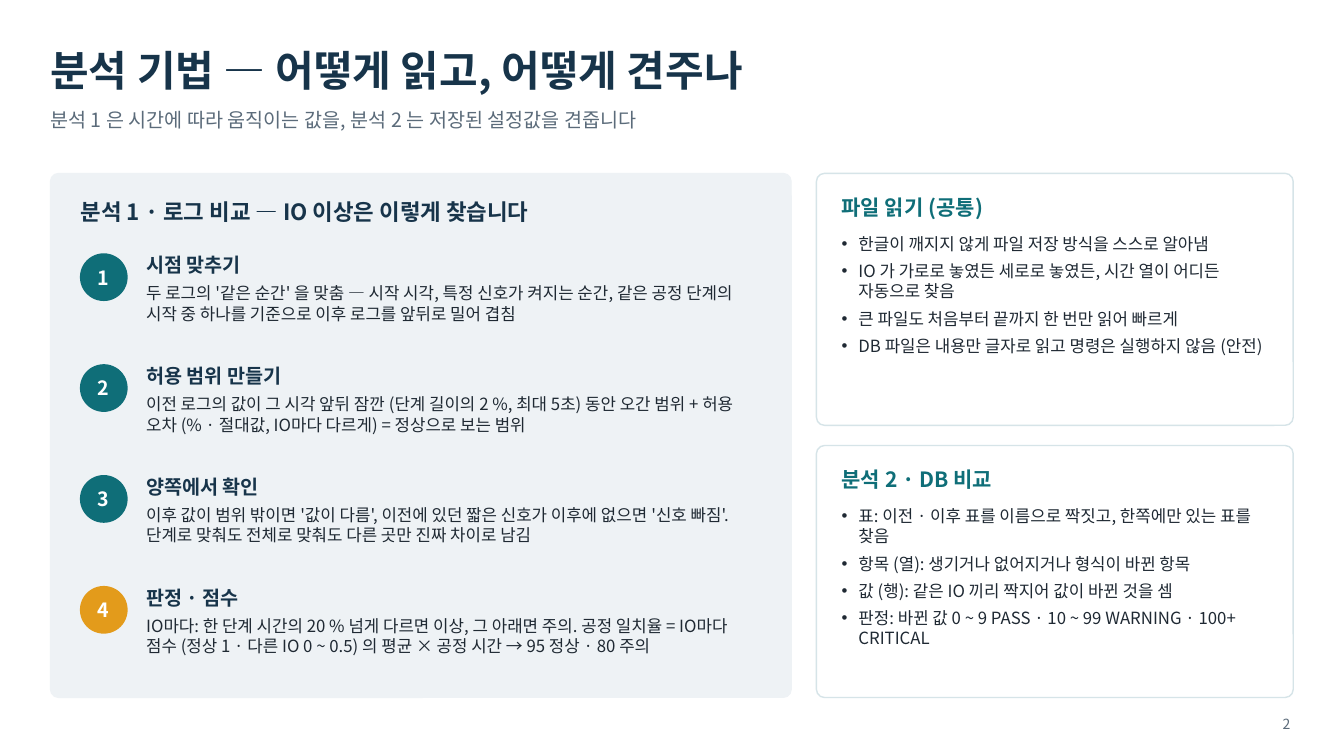
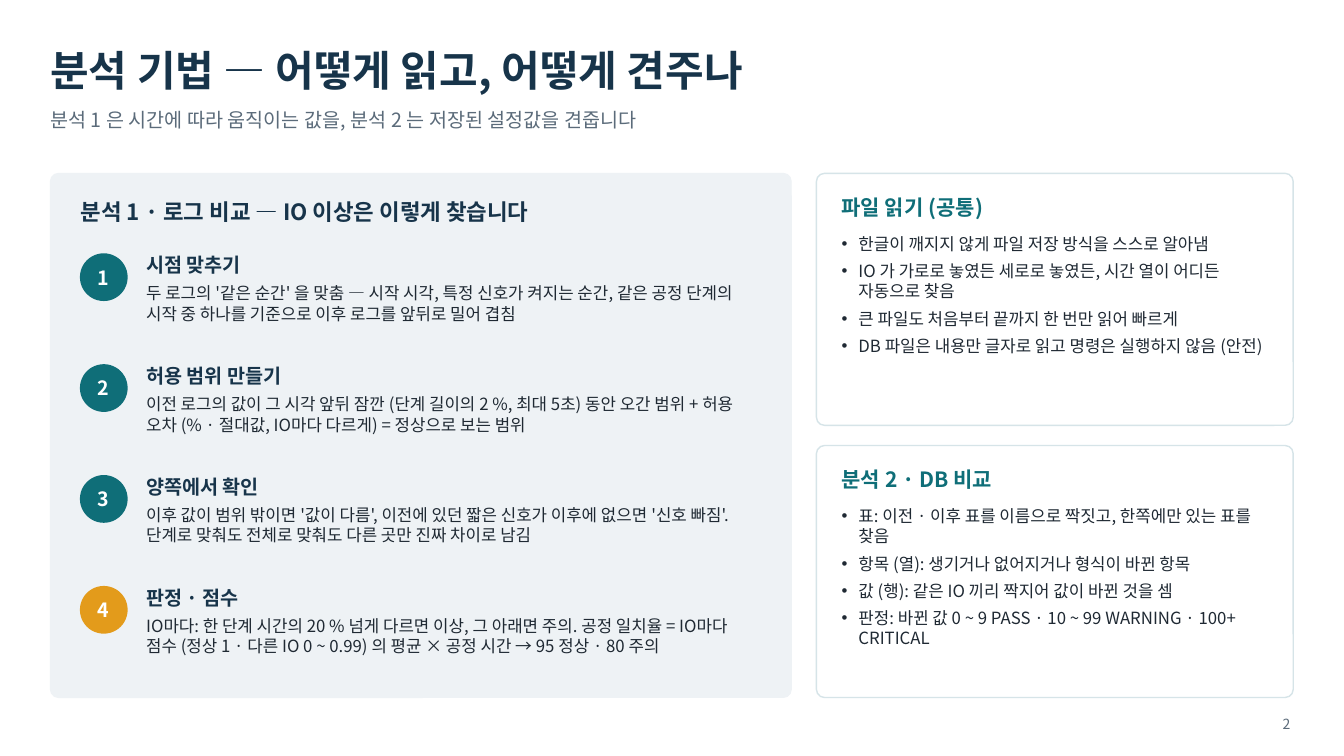
Before and after one commit to sssfffd/rookie2, a slide deck: slide 2 of docs/presentation/LogScope-아키텍처-기술.pptx. Drawn at 1344x756 pixels with LibreOffice and Linux fonts; fonts in the diff are those of the drawing. Boxes give left, top, right and bottom in pixels: in the first picture for what was removed or moved away, otherwise in the second. Text is boxed around its words. In the diff, an @@ line names an element or a change of style, - is before the commit and + after.

```diff
--- a/docs/presentation/LogScope-아키텍처-기술.pptx
+++ b/docs/presentation/LogScope-아키텍처-기술.pptx
@@ text at bbox=[146, 618, 727, 655]: text changed @@
-IO마다: 한 단계 시간의 20 % 넘게 다르면 이상, 그 아래면 주의. 공정 일치율 = IO마다 점수 (정상 1 · 다른 IO 0 ~ 0.5) 의 평균 × 공정 시간 → 95 정상 · 80 주의
+IO마다: 한 단계 시간의 20 % 넘게 다르면 이상, 그 아래면 주의. 공정 일치율 = IO마다 점수 (정상 1 · 다른 IO 0 ~ 0.99) 의 평균 × 공정 시간 → 95 정상 · 80 주의
```
Also in this commit, not shown: 10 other files.
